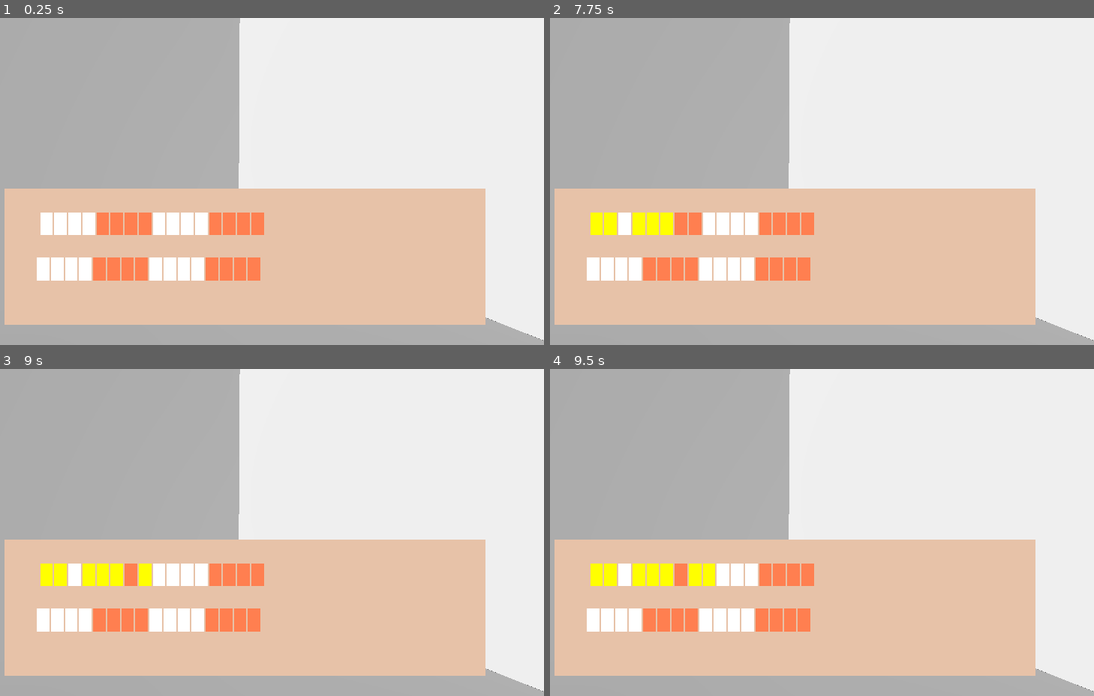
Above: before the commit, frames 1-4 (two rows, left to right).
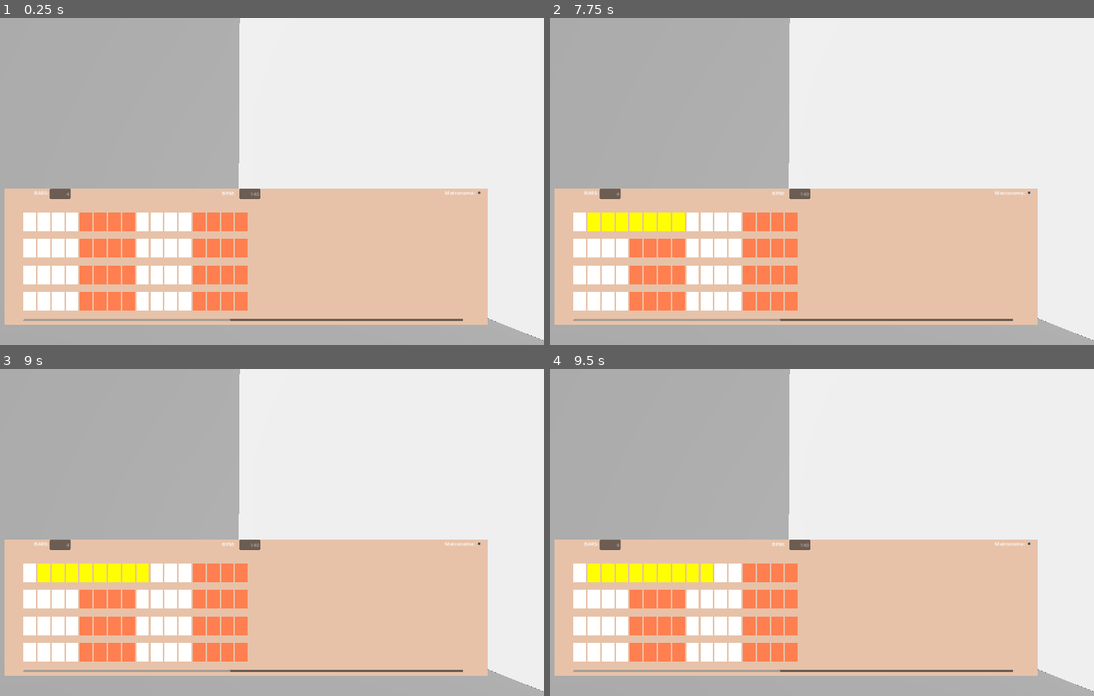
Above: after the commit, the same moments.

Repository: dgshanee/drum-xtreme
Game: Godot game, scene res://setting.tscn
The game is run twice, just before and just after one commit, with the same random seed, the same clock (stepped at 60 frames per second) and the same inputs. The project has no main scene, so this scene is started directly.
Inputs (mouse positions are in pixels of both pictures, inside the frame that each line leads up to):
- Up to frame 1 (0.25 s): no input
- Up to frame 2 (7.75 s): click (1028, 191) at 0.52 s; click (1028, 191) at 1.27 s; click (1028, 191) at 2.02 s; tap Enter at 2.75, 4.25, 5.75 s; move the mouse to (588, 210) at 2.77 s; click (588, 210) at 2.92 s; tap Space at 3.5, 5, 6.5 s; move the mouse to (604, 210) at 3.52 s; click (604, 210) at 3.67 s; move the mouse to (620, 210) at 4.27 s; click (620, 210) at 4.42 s; move the mouse to (631, 210) at 5.02 s; click (631, 210) at 5.17 s; move the mouse to (647, 210) at 5.77 s; click (647, 210) at 5.92 s; move the mouse to (658, 210) at 6.52 s; click (658, 210) at 6.67 s; move the mouse to (675, 210) at 7.27 s; click (675, 210) at 7.42 s
- Up to frame 3 (9 s): move the mouse to (141, 561) at 8.02 s; click (141, 561) at 8.17 s; move the mouse to (152, 561) at 8.77 s; click (152, 561) at 8.92 s
- Up to frame 4 (9.5 s): no input

The runs differ from the first frame. In frame 1, 9.0% of the frame differs, in the area x 4-90%, y 52-94%; in frame 2, 9.1%; in frame 3, 8.9%; in frame 4, 8.9%.

Commit message:
working drum machine

Diff:
--- a/Editor.gd
+++ b/Editor.gd
@@ -2,14 +2,15 @@
 
 const Notch = preload("res://Notch.tscn")
 
-@export var bars: int = 4
+
+@export var bars: int = 5
 
 @export var resource: Resource
 
 @export var arr: Array
 
-func _ready():
-	# draw notches
+func createNotches():
+	arr.clear()
 	columns = bars * 4
 	for i in bars:
 		for j in range(4):
@@ -17,3 +18,19 @@
 			notch.setup((i + 1) % 2 == 0)
 			add_child(notch)
 			arr.append(notch)
+
+	print(len(arr))
+
+
+func _ready():
+	size.x = 1291
+	size.y = 119
+	position.x = 115
+	# draw notches
+	createNotches()
+
+func updateEditorBars(b: int):
+	for child in get_children():
+		child.queue_free()
+	bars = b
+	createNotches()
--- a/Editor.tscn
+++ b/Editor.tscn
@@ -3,11 +3,12 @@
 [ext_resource type="Script" path="res://editor.gd" id="1_ukudj"]
 
 [node name="Editor" type="GridContainer"]
+clip_contents = true
+custom_minimum_size = Vector2(3000, 60)
 offset_left = -1.0
 offset_top = -1.0
 offset_right = 1389.0
 offset_bottom = 187.0
 theme_override_constants/h_separation = 45
 script = ExtResource("1_ukudj")
-bars = null
-arr = null
+bars = 4
--- /dev/null
+++ b/Header.gd
@@ -0,0 +1,33 @@
+extends GridContainer
+
+@export var bpm: int = 140
+@export var bars: int = 4
+
+@export var bpm_input: LineEdit
+@export var bars_input: LineEdit
+
+@onready var metronome_toggle: Button = $metronome_container/metronome_toggle
+@export var metronome_on: bool = false
+
+signal bpm_was_changed(bpm)
+signal bars_was_changed(bars)
+
+func _ready():
+    bpm_input.connect("text_submitted", updateBPM)
+    bars_input.connect("text_submitted", updateBars)
+    metronome_toggle.connect("pressed", toggle_metronome)
+
+func toggle_metronome():
+    metronome_on = metronome_toggle.button_pressed
+
+func updateBPM(new_text: String):
+    if (new_text.is_valid_int()):
+        bpm = int(new_text)
+        print(bpm)
+        emit_signal("bpm_was_changed", bpm)
+
+func updateBars(new_text: String):
+    print("hello")
+    if (new_text.is_valid_int):
+        bars = int(new_text)
+        emit_signal("bars_was_changed", bars)
--- /dev/null
+++ b/Header.tscn
@@ -0,0 +1,70 @@
+[gd_scene load_steps=2 format=3 uid="uid://catftk065aav8"]
+
+[ext_resource type="Script" path="res://Header.gd" id="1_0fojx"]
+
+[node name="Header" type="GridContainer" node_paths=PackedStringArray("bpm_input", "bars_input")]
+layout_direction = 3
+offset_top = 2.0
+offset_right = 1275.0
+offset_bottom = 58.0
+theme_override_constants/h_separation = 700
+columns = 3
+script = ExtResource("1_0fojx")
+bpm_input = NodePath("bpm_container/bpm_edit")
+bars_input = NodePath("bars_container/bars_edit")
+
+[node name="metronome_container" type="Control" parent="."]
+layout_mode = 2
+
+[node name="metronome_toggle" type="Button" parent="metronome_container"]
+layout_mode = 0
+offset_left = 18.0
+offset_top = 8.0
+offset_right = 26.0
+offset_bottom = 17.0
+mouse_default_cursor_shape = 2
+toggle_mode = true
+
+[node name="Label" type="Label" parent="metronome_container"]
+layout_mode = 0
+offset_left = 32.0
+offset_right = 132.0
+offset_bottom = 23.0
+text = "Metronome: "
+
+[node name="bpm_container" type="Control" parent="."]
+layout_mode = 2
+
+[node name="bpm_display" type="Label" parent="bpm_container"]
+layout_mode = 2
+offset_left = 98.0
+offset_top = 1.0
+offset_right = 142.0
+offset_bottom = 24.0
+text = "BPM: "
+
+[node name="bpm_edit" type="LineEdit" parent="bpm_container"]
+layout_mode = 2
+offset_left = 19.9375
+offset_right = 87.0
+offset_bottom = 31.0
+placeholder_text = "140"
+max_length = 3
+virtual_keyboard_type = 2
+
+[node name="bars_container" type="Control" parent="."]
+layout_mode = 2
+
+[node name="bars_edit" type="LineEdit" parent="bars_container"]
+layout_mode = 2
+offset_left = -76.0625
+offset_right = -9.0
+offset_bottom = 31.0
+placeholder_text = "4"
+
+[node name="bars_display" type="Label" parent="bars_container"]
+layout_mode = 2
+offset_left = -4.0
+offset_right = -3.0
+offset_bottom = 23.0
+text = "BARS:"
--- a/UI.tscn
+++ b/UI.tscn
@@ -1,9 +1,12 @@
-[gd_scene load_steps=5 format=3 uid="uid://rgkyvd01mp4r"]
+[gd_scene load_steps=8 format=3 uid="uid://rgkyvd01mp4r"]
 
 [ext_resource type="PackedScene" uid="uid://dhrr2be82k80p" path="res://Editor.tscn" id="1_4xdah"]
 [ext_resource type="Script" path="res://drum_editor.gd" id="1_rmmlu"]
+[ext_resource type="PackedScene" uid="uid://catftk065aav8" path="res://Header.tscn" id="2_not44"]
 [ext_resource type="AudioStream" uid="uid://dvt6y47kyh2hy" path="res://assets/kick.wav" id="3_osk8o"]
 [ext_resource type="AudioStream" uid="uid://87kbxj5p0qgk" path="res://assets/snare.wav" id="4_8x7le"]
+[ext_resource type="AudioStream" uid="uid://df784dyd516k7" path="res://assets/crash.wav" id="4_y7oab"]
+[ext_resource type="AudioStream" uid="uid://b7wws34dwapji" path="res://assets/hh.wav" id="7_so61p"]
 
 [node name="Control" type="Control"]
 layout_mode = 3
@@ -12,8 +15,9 @@
 anchor_bottom = 1.0
 grow_horizontal = 2
 grow_vertical = 2
+scale = Vector2(1.00352, 1)
 
-[node name="drum_editor" type="Panel" parent="." node_paths=PackedStringArray("kick_editor", "snare_editor")]
+[node name="drum_editor" type="Panel" parent="." node_paths=PackedStringArray("kick_editor", "snare_editor", "hh_editor", "crash_editor")]
 layout_mode = 1
 anchors_preset = 7
 anchor_left = 0.5
@@ -27,8 +31,10 @@
 grow_horizontal = 2
 grow_vertical = 0
 script = ExtResource("1_rmmlu")
-kick_editor = NodePath("kick")
-snare_editor = NodePath("snare")
+kick_editor = NodePath("ScrollContainer/VBoxContainer/kick")
+snare_editor = NodePath("ScrollContainer/VBoxContainer/snare")
+hh_editor = NodePath("ScrollContainer/VBoxContainer/hi hat")
+crash_editor = NodePath("ScrollContainer/VBoxContainer/crash")
 
 [node name="ColorRect" type="ColorRect" parent="drum_editor"]
 layout_mode = 0
@@ -36,18 +42,35 @@
 offset_bottom = 435.0
 color = Color(0.905465, 0.759902, 0.659064, 1)
 
-[node name="kick" parent="drum_editor" instance=ExtResource("1_4xdah")]
+[node name="Header" parent="drum_editor" instance=ExtResource("2_not44")]
 layout_mode = 0
-offset_left = 115.0
+offset_top = 0.0
+offset_right = 1534.0
+offset_bottom = 56.0
+
+[node name="ScrollContainer" type="ScrollContainer" parent="drum_editor"]
+layout_mode = 0
+offset_left = 60.0
 offset_top = 76.0
-offset_right = 1406.0
-offset_bottom = 195.0
+offset_right = 1462.0
+offset_bottom = 425.0
+
+[node name="VBoxContainer" type="VBoxContainer" parent="drum_editor/ScrollContainer"]
+layout_mode = 2
+theme_override_constants/separation = 25
+
+[node name="crash" parent="drum_editor/ScrollContainer/VBoxContainer" instance=ExtResource("1_4xdah")]
+layout_mode = 2
+resource = ExtResource("4_y7oab")
+
+[node name="snare" parent="drum_editor/ScrollContainer/VBoxContainer" instance=ExtResource("1_4xdah")]
+layout_mode = 2
+resource = ExtResource("4_8x7le")
+
+[node name="kick" parent="drum_editor/ScrollContainer/VBoxContainer" instance=ExtResource("1_4xdah")]
+layout_mode = 2
 resource = ExtResource("3_osk8o")
 
-[node name="snare" parent="drum_editor" instance=ExtResource("1_4xdah")]
-layout_mode = 0
-offset_left = 104.0
-offset_top = 221.0
-offset_right = 1432.0
-offset_bottom = 320.0
-resource = ExtResource("4_8x7le")
+[node name="hi hat" parent="drum_editor/ScrollContainer/VBoxContainer" instance=ExtResource("1_4xdah")]
+layout_mode = 2
+resource = ExtResource("7_so61p")
--- a/drum_editor.gd
+++ b/drum_editor.gd
@@ -1,7 +1,23 @@
 extends Panel
+
+@onready var header: GridContainer = $Header
+
+class editor_obj:
+	var editor: GridContainer
+	var editor_stream: AudioStreamPlayer
+
+	func _init(e: GridContainer, s: AudioStreamPlayer):
+		editor = e
+		editor_stream = s
 
 @export var kick_editor: GridContainer
 @export var snare_editor: GridContainer
+@export var hh_editor: GridContainer
+@export var crash_editor: GridContainer
+
+var editors: Array
+
+var editor_objs: Array
 
 @export var BPM = 140
 
@@ -9,42 +25,79 @@
 
 var metronome: AudioStreamPlayer
 var metronome_time: float = 0.0
+var metronome_on: bool = false
 
 var kick: AudioStreamPlayer
 var snare: AudioStreamPlayer
 
+func _process(delta: float):
+	metronome_on = header.metronome_on
+
 func _ready():
-    # make timer
-    timer = Timer.new()
-    add_child(timer)
-    timer.wait_time = 60 / float(BPM * 4)
-    timer.connect("timeout", _on_timer_timeout)
-    timer.start()
+	editors = [kick_editor, snare_editor, hh_editor, crash_editor]
 
-    # make metronome
-    metronome = AudioStreamPlayer.new()
-    add_child(metronome)
-    metronome.stream = load("res://assets/metronome.wav")
+	# connect to header
+	header.connect("bars_was_changed", updateBars)
+	header.connect("bpm_was_changed", updateBPM)
+	# make timer
+	timer = Timer.new()
+	add_child(timer)
+	timer.wait_time = 60 / float(BPM * 4)
+	timer.connect("timeout", _on_timer_timeout)
+	timer.start()
 
-    # init kick
-    kick = AudioStreamPlayer.new()
-    add_child(kick)
-    kick.stream = kick_editor.resource
+	# make metronome
+	metronome = AudioStreamPlayer.new()
+	add_child(metronome)
+	metronome.stream = load("res://assets/metronome.wav")
 
-    #init snare
-    snare = AudioStreamPlayer.new()
-    add_child(snare)
-    snare.stream = snare_editor.resource
+	for i in range(len(editors)):
+		var stream: AudioStreamPlayer = AudioStreamPlayer.new()
+		add_child(stream)
+		stream.stream = editors[i].resource
+		var obj = editor_obj.new(editors[i], stream)
+		editor_objs.append(obj)
+
+	# # init kick
+	# kick = AudioStreamPlayer.new()
+	# add_child(kick)
+	# kick.stream = kick_editor.resource
+
+	# #init snare
+	# snare = AudioStreamPlayer.new()
+	# add_child(snare)
+	# snare.stream = snare_editor.resource
 
 
 func _on_timer_timeout():
-    if (kick_editor.arr[metronome_time].active):
-        kick.play()
+	metronome_time = fmod(metronome_time, len(kick_editor.arr))
+	if (len(kick_editor.arr) > 20):
+		print(metronome_time)
+		print(kick_editor.arr[metronome_time].active)
+	if (len(kick_editor.arr) > 0):
+		# if (kick_editor.arr[metronome_time].active):
+		# 	kick.play()
+		# if (snare_editor.arr[metronome_time].active):
+		# 	snare.play()
 
-    if (snare_editor.arr[metronome_time].active):
-        snare.play()
-    metronome_time += 1
-    if (metronome_time >= kick_editor.bars * 4):
-        metronome_time = 0
-    if (fmod(metronome_time, 4) == 1.0):
-        metronome.play()
+		# for editor in editor_objs:
+		# 	if (editor.arr[metronome_time].active):
+		# 		editor.play()
+
+		for obj in editor_objs:
+			if (obj.editor.arr[metronome_time].active):
+				print("playing")
+				obj.editor_stream.play()
+
+	metronome_time += 1
+	if (fmod(metronome_time, 4) == 1.0) and metronome_on:
+		metronome.play()
+
+func updateBars(bars_input: int):
+	metronome_time = 0
+	for editor in editors:
+		editor.updateEditorBars(bars_input)
+
+func updateBPM(b: int):
+	BPM = b
+	timer.wait_time = 60 / float(BPM * 4)
--- /dev/null
+++ b/scroll_editor.tscn
@@ -0,0 +1,10 @@
+[gd_scene load_steps=2 format=3 uid="uid://dhouclasarn8c"]
+
+[ext_resource type="PackedScene" uid="uid://dhrr2be82k80p" path="res://Editor.tscn" id="1_dkiif"]
+
+[node name="scroll_editor" type="ScrollContainer"]
+offset_right = 1914.0
+offset_bottom = 340.0
+
+[node name="Editor" parent="." instance=ExtResource("1_dkiif")]
+layout_mode = 2
Not shown, added: assets/crash.wav.import
Not shown, added: assets/hh.wav.import
Not shown, added: assets/crash.wav
Not shown, added: assets/hh.wav
